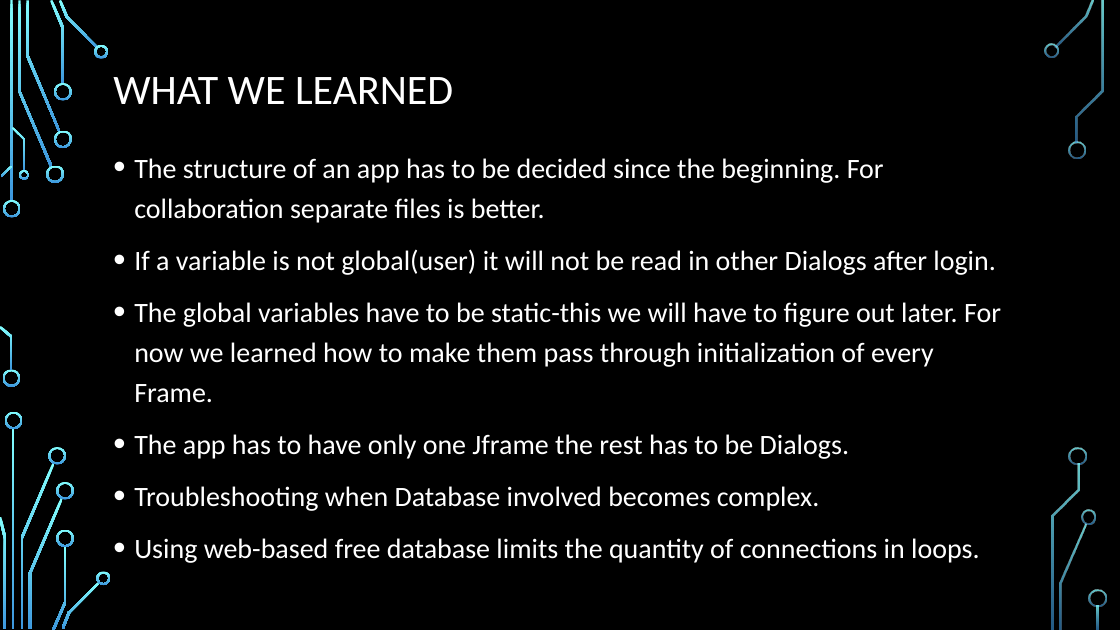
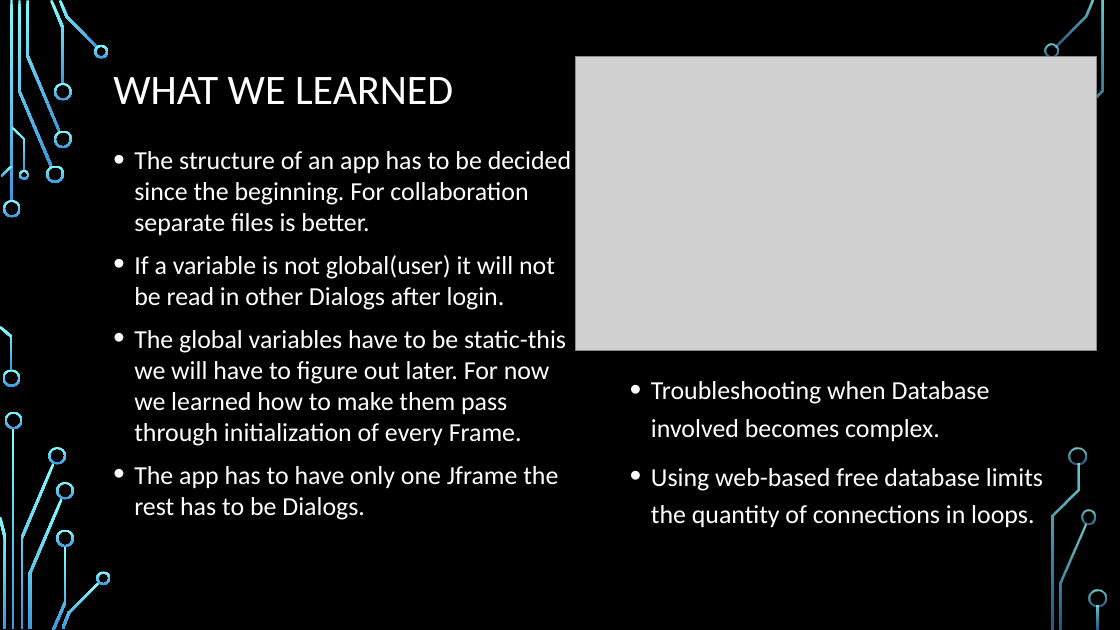
Before and after one commit to loritta/java2-familybei, a slide deck: slide 10 of Presentation_TP_Larisa_evening.pptx. Drawn at 1120x630 pixels with LibreOffice and Linux fonts; fonts in the diff are those of the drawing; grey boxes stand for pictures; background and template pictures are left out. Boxes give left, top, right and bottom in pixels: in the first picture for what was removed or moved away, otherwise in the second. Text is boxed around its words. In the diff, an @@ line names an element or a change of style, - is before the commit and + after.

```diff
--- a/Presentation_TP_Larisa_evening.pptx
+++ b/Presentation_TP_Larisa_evening.pptx
@@ picture added at (576, 57, 1097, 351) @@
@@ text "The structure of an app ..." at (134, 151, 571, 520): size 24 to 22.2 pt; line spacing 1.2 to 1 @@
@@ freeform shape removed at (1069, 141, 1086, 159) @@
@@ text added at (651, 381, 1043, 528), 22.2 pt, text #FFFFFF @@
+• Troubleshooting when Database involved becomes complex.
+• Using web-based free database limits the quantity of connections in loops.
@@ text at (134, 486, 980, 563): paragraphs removed @@
-• Troubleshooting when Database involved becomes complex.
-• Using web-based free database limits the quantity of connections in loops.
```
Also in this commit, not shown: 4 other slides changed, 5 other files.
